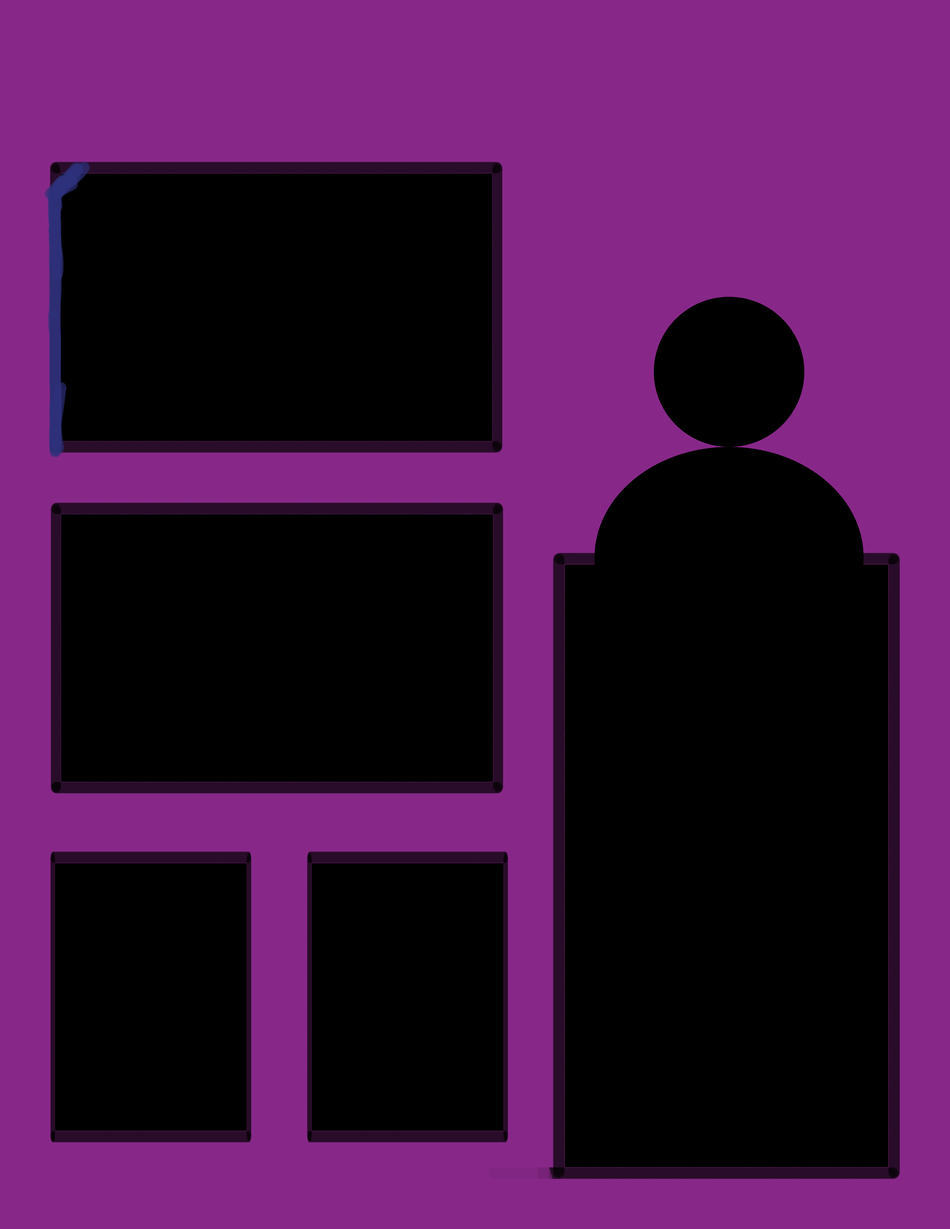
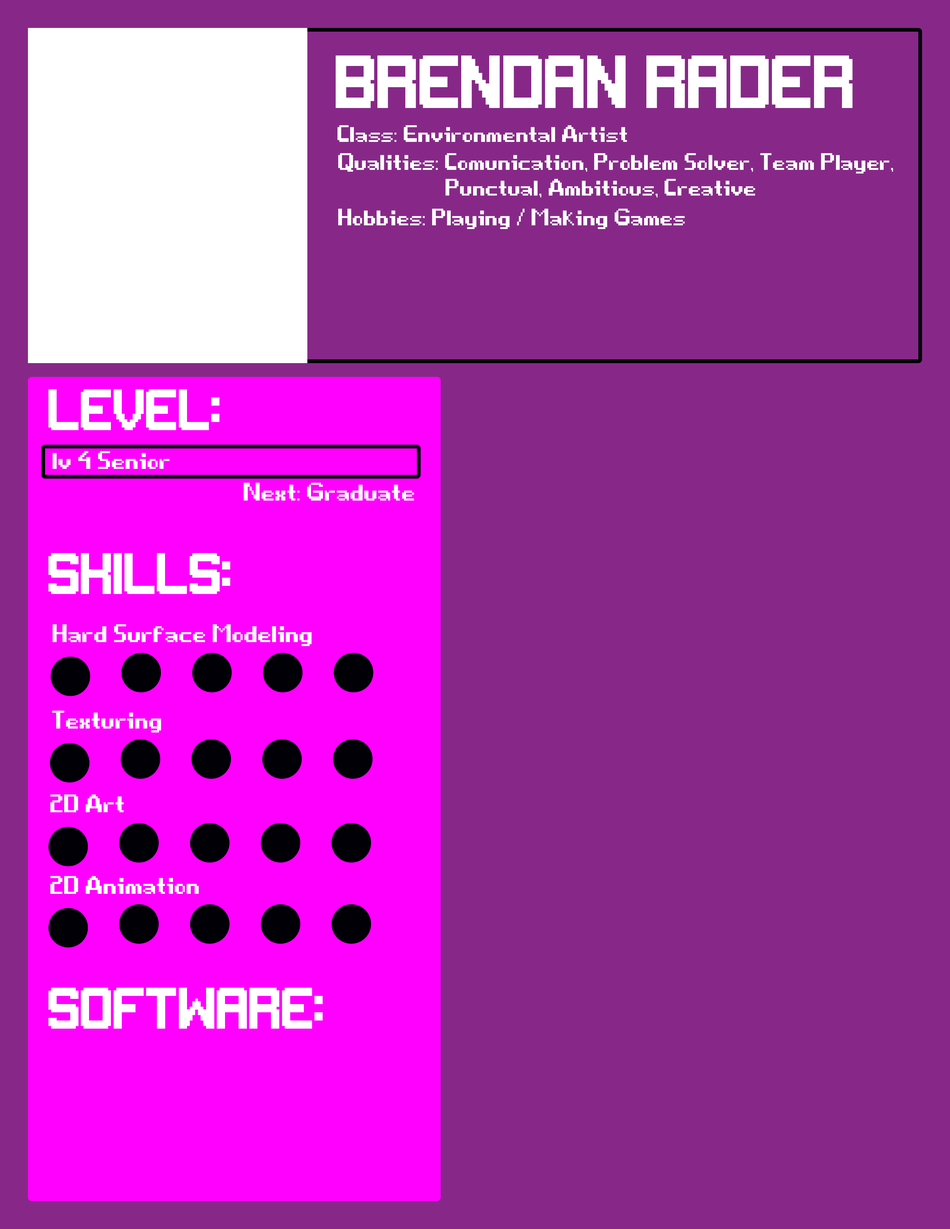
Comparing the layer stacks of the two 950px x 1229px images. Changes:
added group "Group 1 copy 3" with 6 layers above "Group 1 copy 2" over left=48, top=876, right=372, bottom=948
added group "Group 1 copy 2" with 6 layers above "Group 1 copy" over left=48, top=794, right=372, bottom=867
added group "Group 1 copy" with 6 layers above "Group 1" over left=49, top=710, right=373, bottom=783
added group "Group 1" with 6 layers above "Rounded Rectangle 2" over left=50, top=624, right=374, bottom=697
added layer "Rounded Rectangle 2" above "Next: Graduate" over left=41, top=444, right=421, bottom=479
added layer "Software:" above "Skills:" over left=48, top=987, right=323, bottom=1029
added layer "Skills:" above "Level:" over left=48, top=553, right=231, bottom=595
added layer "Level:" above "Rounded Rectangle 3" over left=48, top=389, right=220, bottom=431
added layer "Rounded Rectangle 3" above "Punctual, Ambitious, Creative" over left=27, top=376, right=441, bottom=1202
added layer "Punctual, Ambitious, Creative" above "Hobbies: Playing / Making Games" over left=445, top=178, right=756, bottom=198
added layer "Hobbies: Playing / Making Games" above "Qualities: Comunication, Problem Solver, Team Player," over left=337, top=208, right=685, bottom=230
added layer "Qualities: Comunication, Problem Solver, Team Player," above "Class: Environmental Artist" over left=337, top=153, right=893, bottom=174
added layer "Brendan Rader" above "Rectangle 1" over left=335, top=55, right=853, bottom=109
added layer "Rectangle 1" above "Rounded Rectangle 1" over left=27, top=27, right=308, bottom=364
added layer "Rounded Rectangle 1" above "Layer 2" over left=27, top=27, right=922, bottom=364
hid "Layer 2" over left=43, top=160, right=91, bottom=459
hid "Ellipse 2" over left=653, top=296, right=805, bottom=448
hid "Ellipse 1" over left=594, top=447, right=864, bottom=668
hid "Layer 1" over left=49, top=161, right=901, bottom=1180
…and 27 more changes (27 added)
